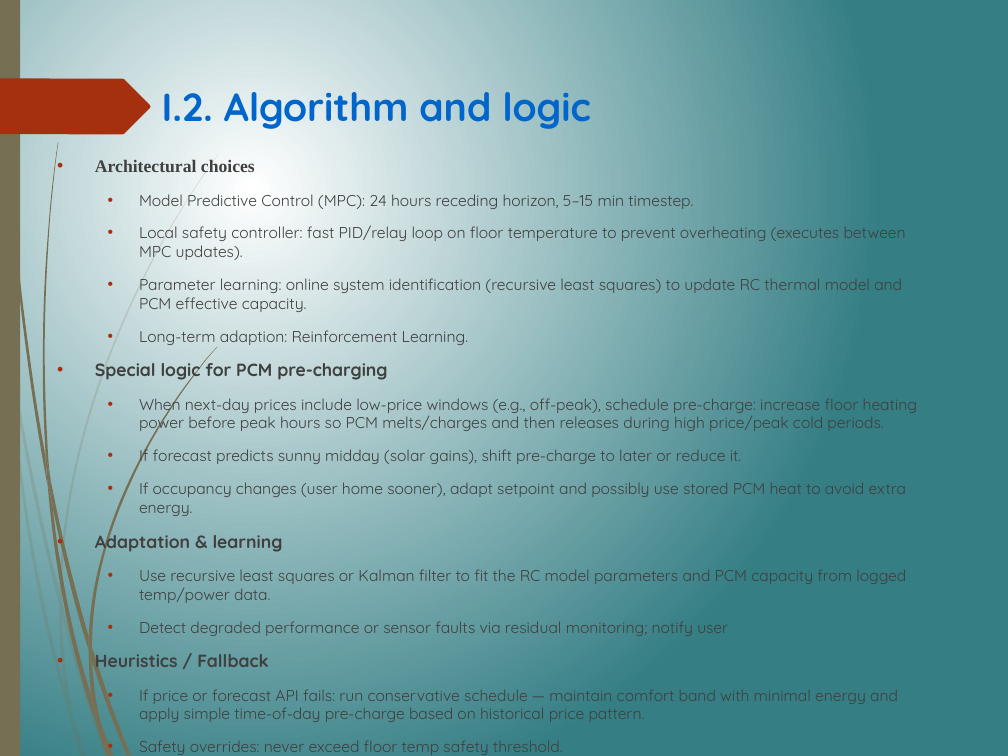
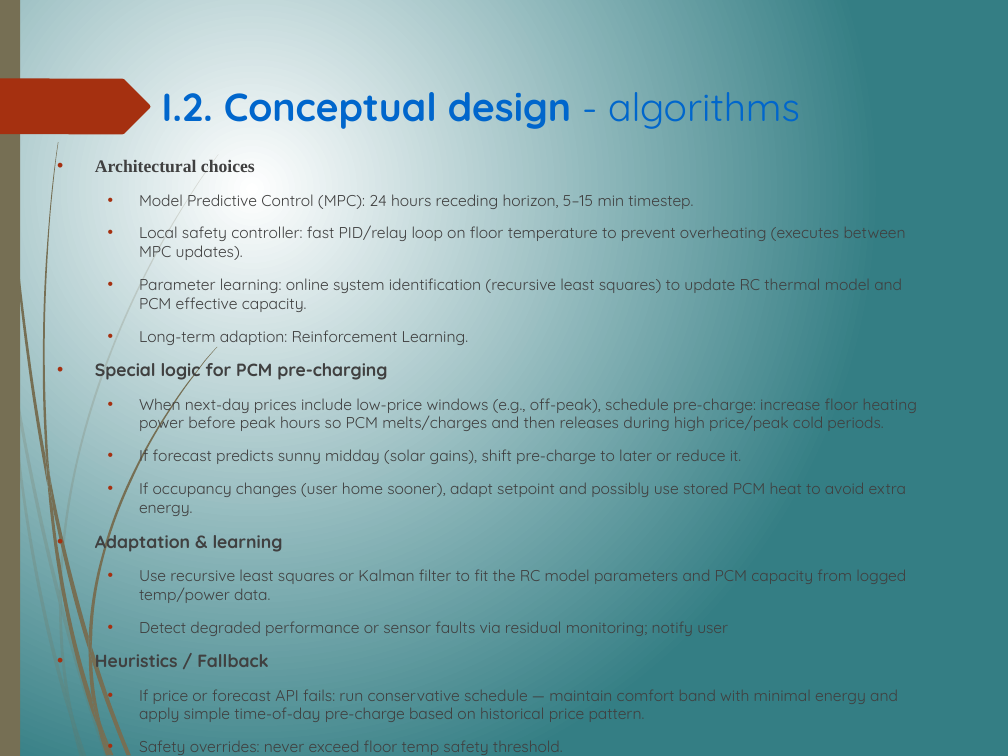
Before and after one commit to thanqminh/thanqminh.com, a slide deck: slide 6 of files/minh.pptx. Drawn at 1008x756 pixels with LibreOffice and Linux fonts; fonts in the diff are those of the drawing. Boxes give left, top, right and bottom in pixels: in the first picture for what was removed or moved away, otherwise in the second. Text is boxed around its words. In the diff, an @@ line names an element or a change of style, - is before the commit and + after.

```diff
--- a/files/minh.pptx
+++ b/files/minh.pptx
@@ title at bbox=[162, 92, 800, 129]: text changed @@
-I.2. Algorithm and logic
+I.2. Conceptual design - algorithms
```
Also in this commit, not shown: 8 other slides changed.
